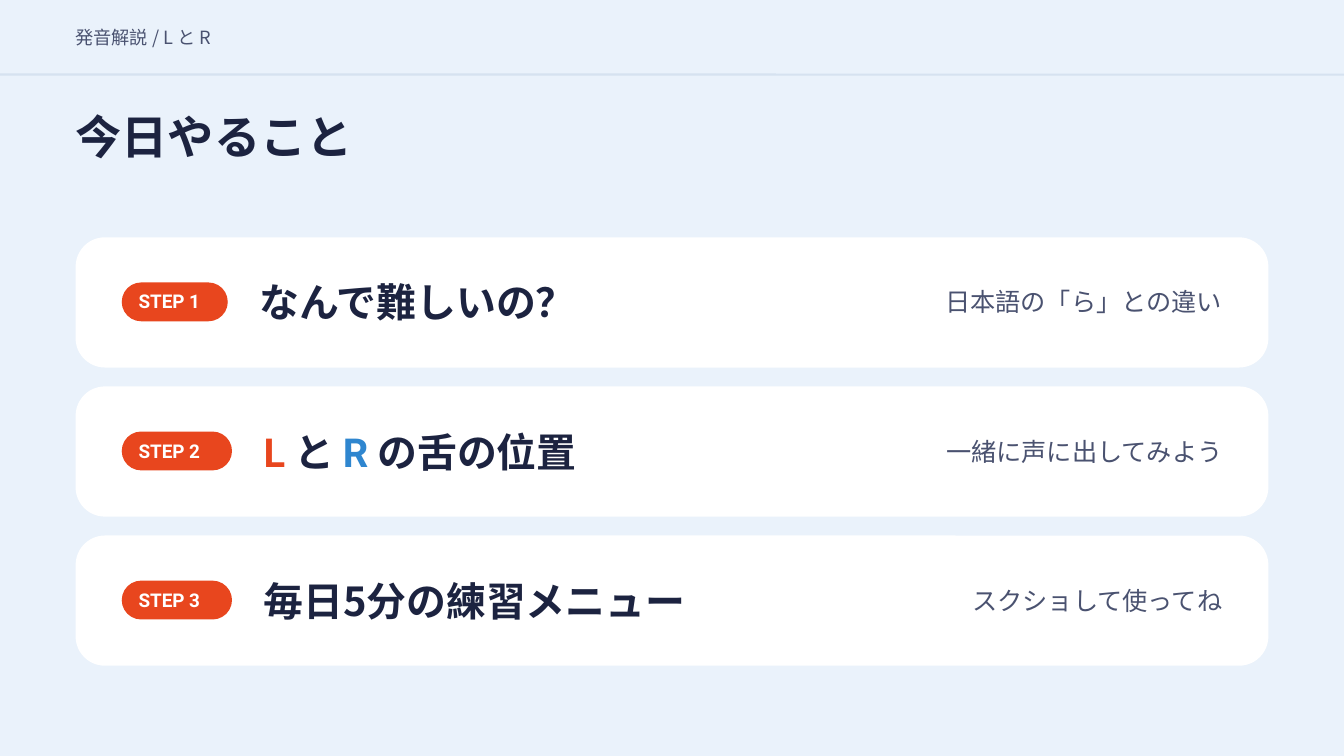
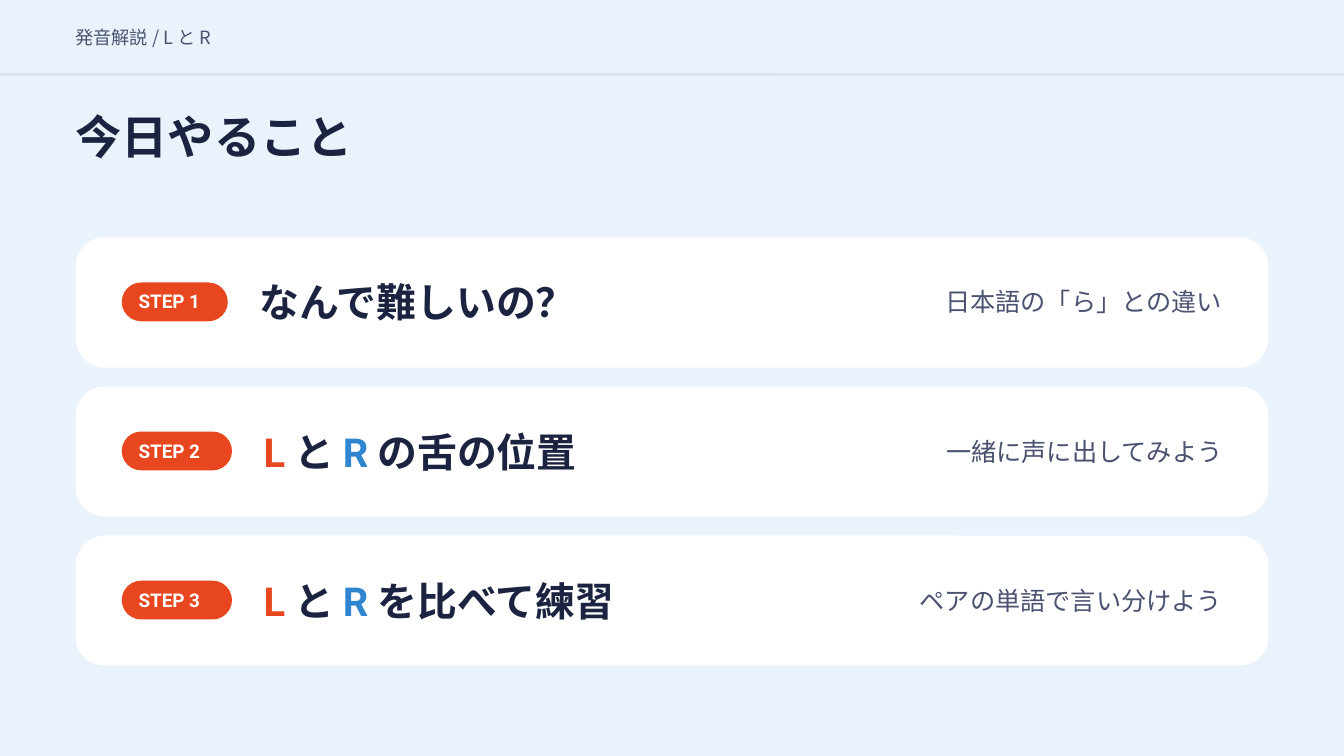
Before and after one commit to hinakajisaki-dev/hina-english, a slide deck: slide 3 of matome/lr-pronunciation/lr-pronunciation-slides.pptx. Drawn at 1344x756 pixels with LibreOffice and Linux fonts; fonts in the diff are those of the drawing. Boxes give left, top, right and bottom in pixels: in the first picture for what was removed or moved away, otherwise in the second. Text is boxed around its words. In the diff, an @@ line names an element or a change of style, - is before the commit and + after.

```diff
--- a/matome/lr-pronunciation/lr-pronunciation-slides.pptx
+++ b/matome/lr-pronunciation/lr-pronunciation-slides.pptx
@@ text at (264,582,614,620): text changed @@
-毎日5分の練習メニュー
+L と R を比べて練習
@@ text at (920,589,1222,612): text changed @@
-スクショして使ってね
+ペアの単語で言い分けよう
```
Also in this commit, not shown: 4 other slides changed, 1 slide added, 2 slides removed, 1 other file.
